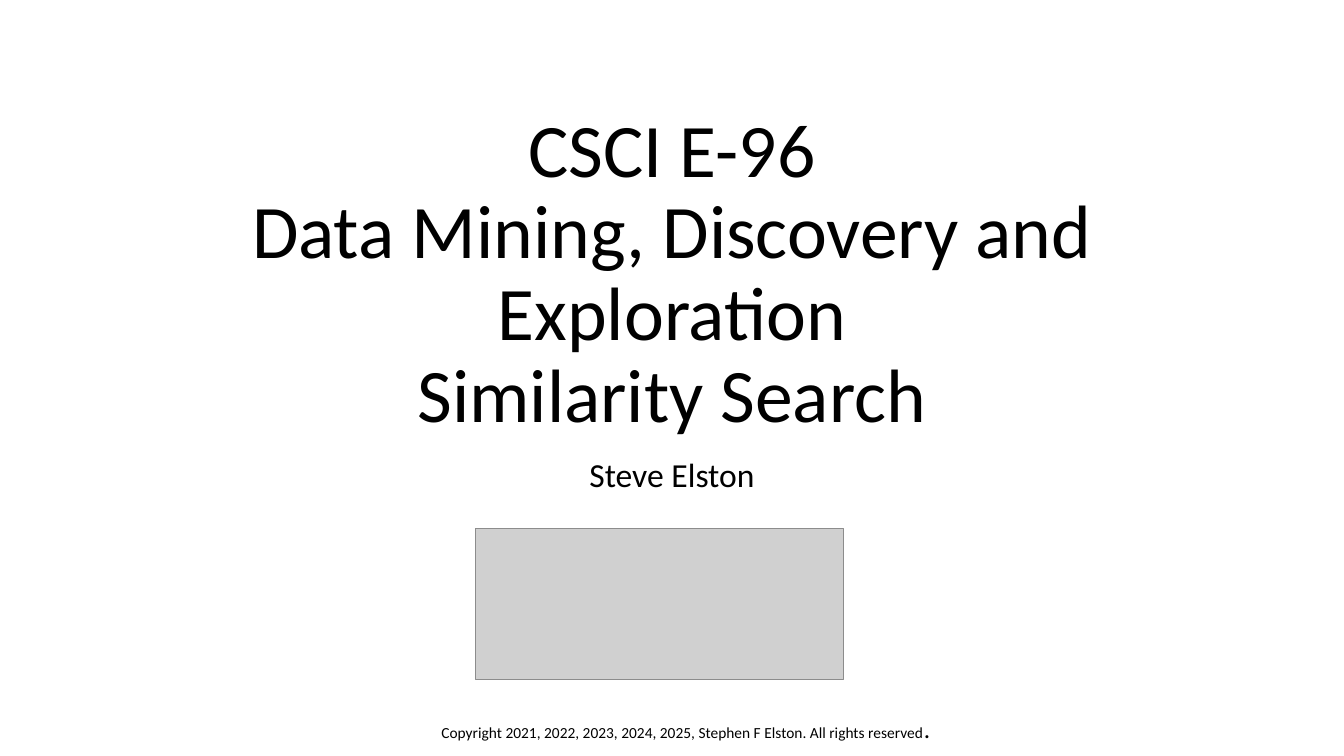
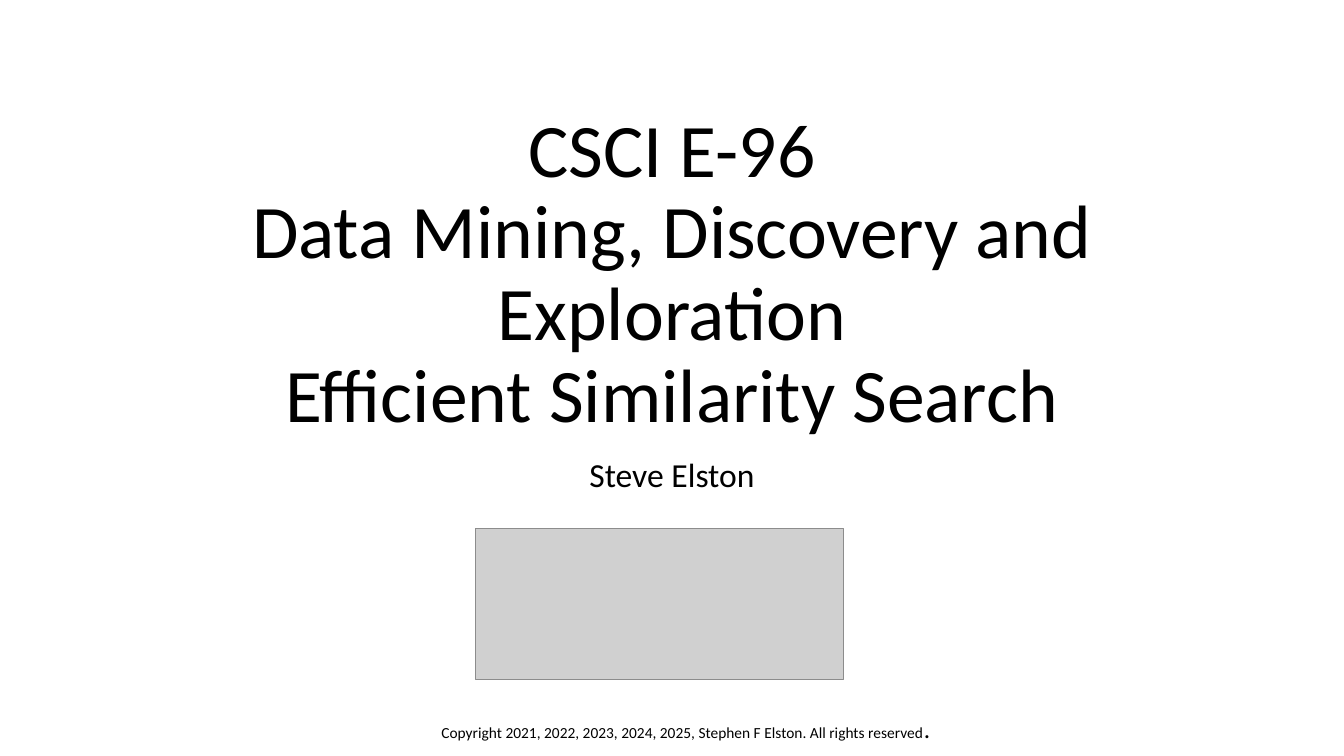
Before and after one commit to tenevian/Harvard-SSP-Data-Mining, a slide deck: slide 1 of slides/5_EfficientSimilaritySearch.pptx. Drawn at 1344x756 pixels with LibreOffice and Linux fonts; fonts in the diff are those of the drawing; grey boxes stand for pictures. Boxes give left, top, right and bottom in pixels: in the first picture for what was removed or moved away, otherwise in the second. Text is boxed around its words. In the diff, an @@ line names an element or a change of style, - is before the commit and + after.

```diff
--- a/slides/5_EfficientSimilaritySearch.pptx
+++ b/slides/5_EfficientSimilaritySearch.pptx
@@ title at [252,126,1092,435]: text changed @@
-CSCI E-96
-Data Mining, Discovery and Exploration
-Similarity Search
+CSCI E-96
+Data Mining, Discovery and Exploration
+Efficient Similarity Search
```
Also in this commit, not shown: 1 other slide changed, 21 slides added.
